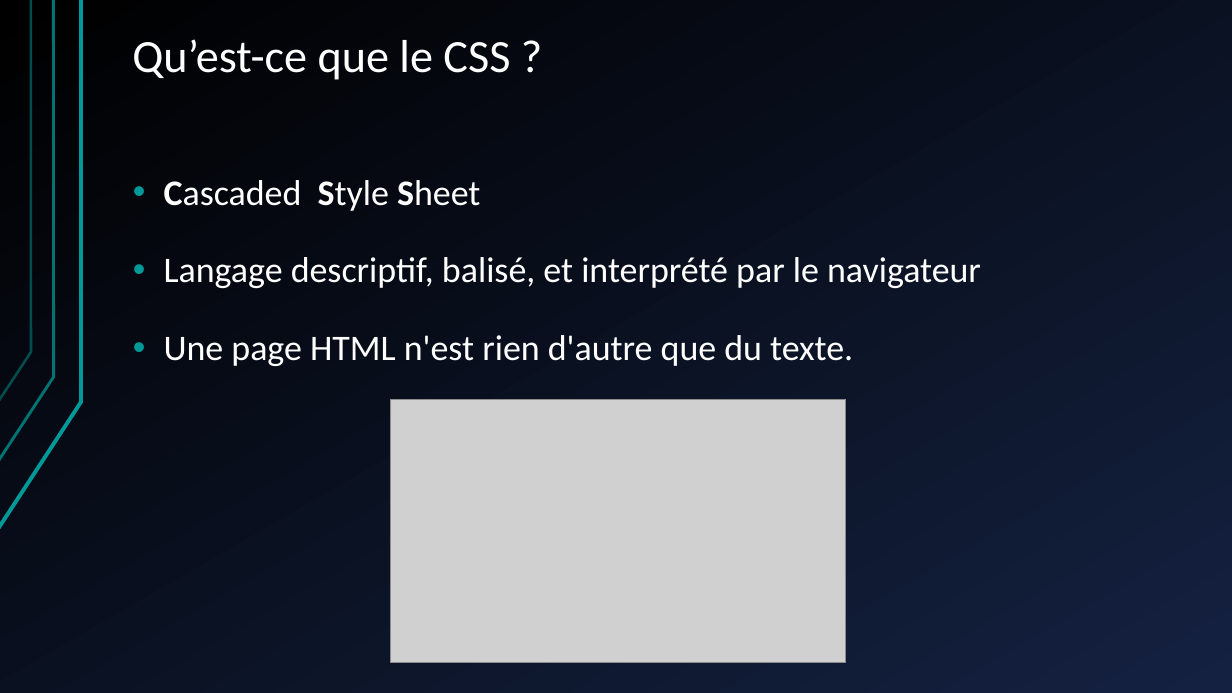
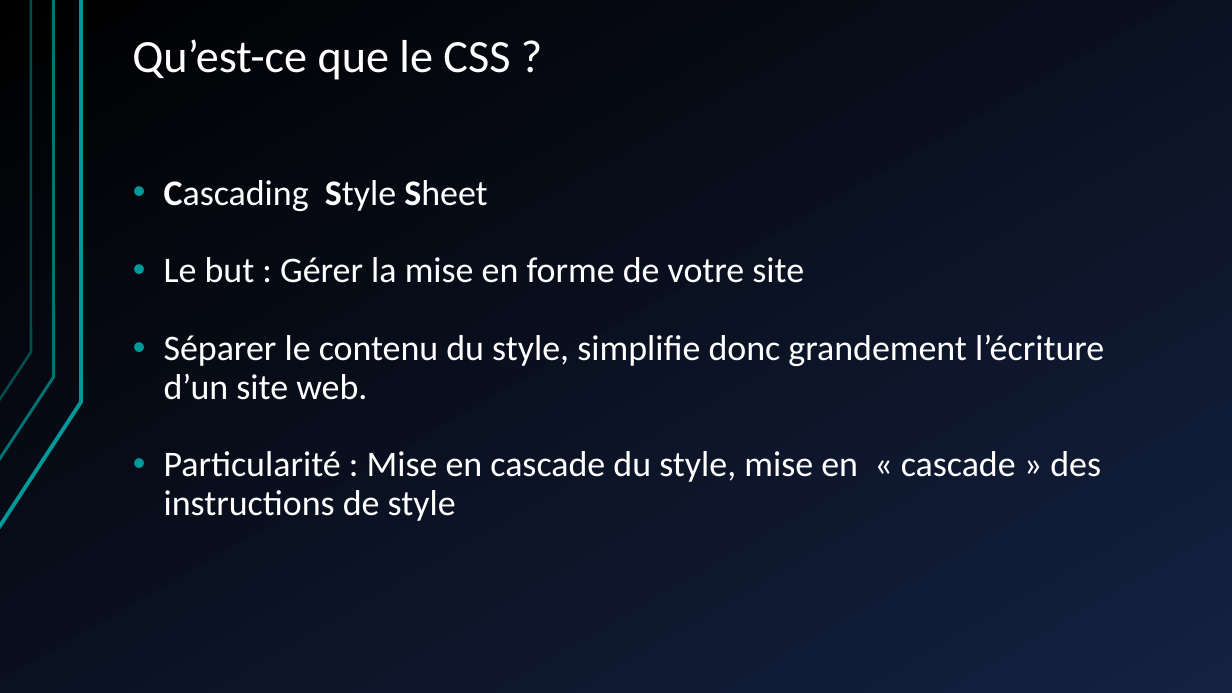
Before and after one commit to shyne99/formation-web, a slide deck: slide 3 of Seance 2 HTML CSS PHP.pptx. Drawn at 1232x693 pixels with LibreOffice and Linux fonts; fonts in the diff are those of the drawing; grey boxes stand for pictures. Boxes give left, top, right and bottom in pixels: in the first picture for what was removed or moved away, otherwise in the second. Text is boxed around its words. In the diff, an @@ line names an element or a change of style, - is before the commit and + after.

```diff
--- a/Seance 2 HTML CSS PHP.pptx
+++ b/Seance 2 HTML CSS PHP.pptx
@@ text at <box>164,180,1104,521</box>: text changed @@
-• Cascaded Style Sheet
-• Langage descriptif, balisé, et interprété par le navigateur
-• Une page HTML n'est rien d'autre que du texte.
+• Cascading Style Sheet
+• Le but : Gérer la mise en forme de votre site
+• Séparer le contenu du style, simplifie donc grandement l’écriture d’un site web.
+• Particularité : Mise en cascade du style, mise en « cascade » des instructions de style
@@ picture removed at <box>391,399,847,663</box> @@
```
Also in this commit, not shown: 9 other slides changed, 12 slides added, 8 slides removed.
